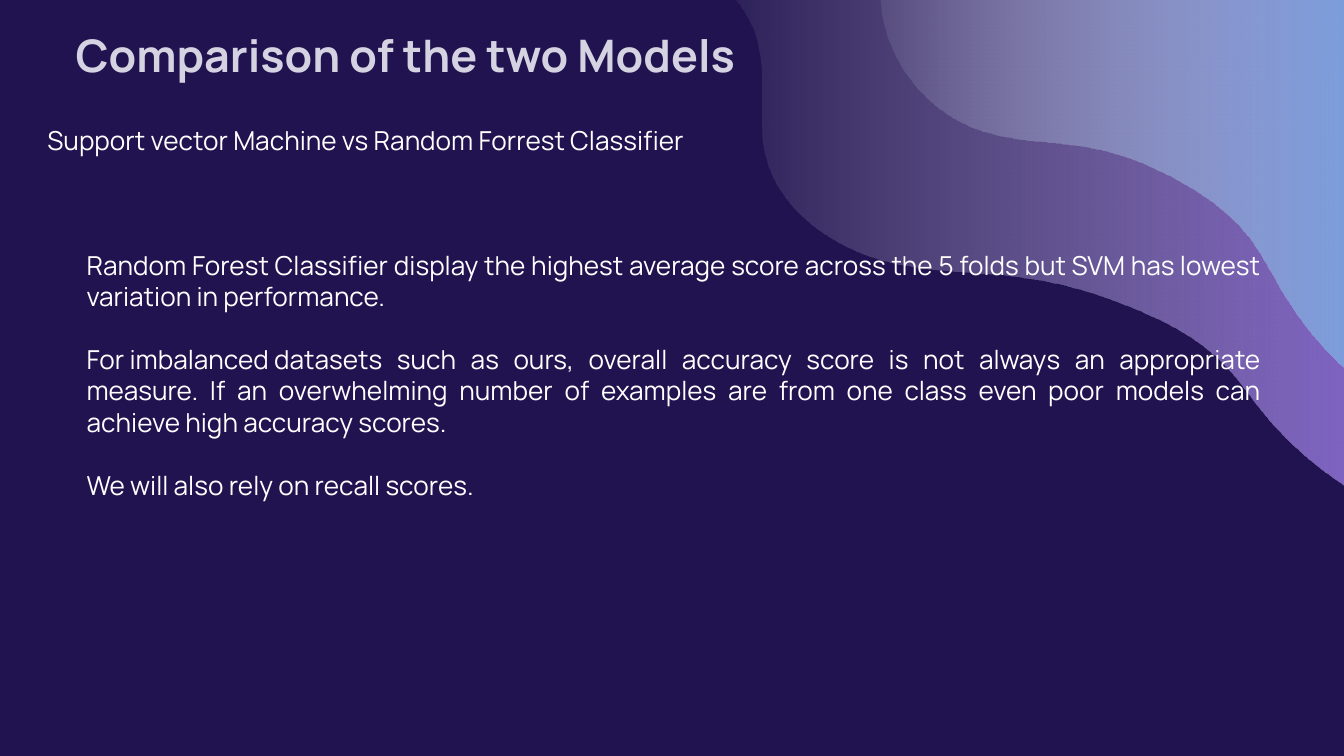
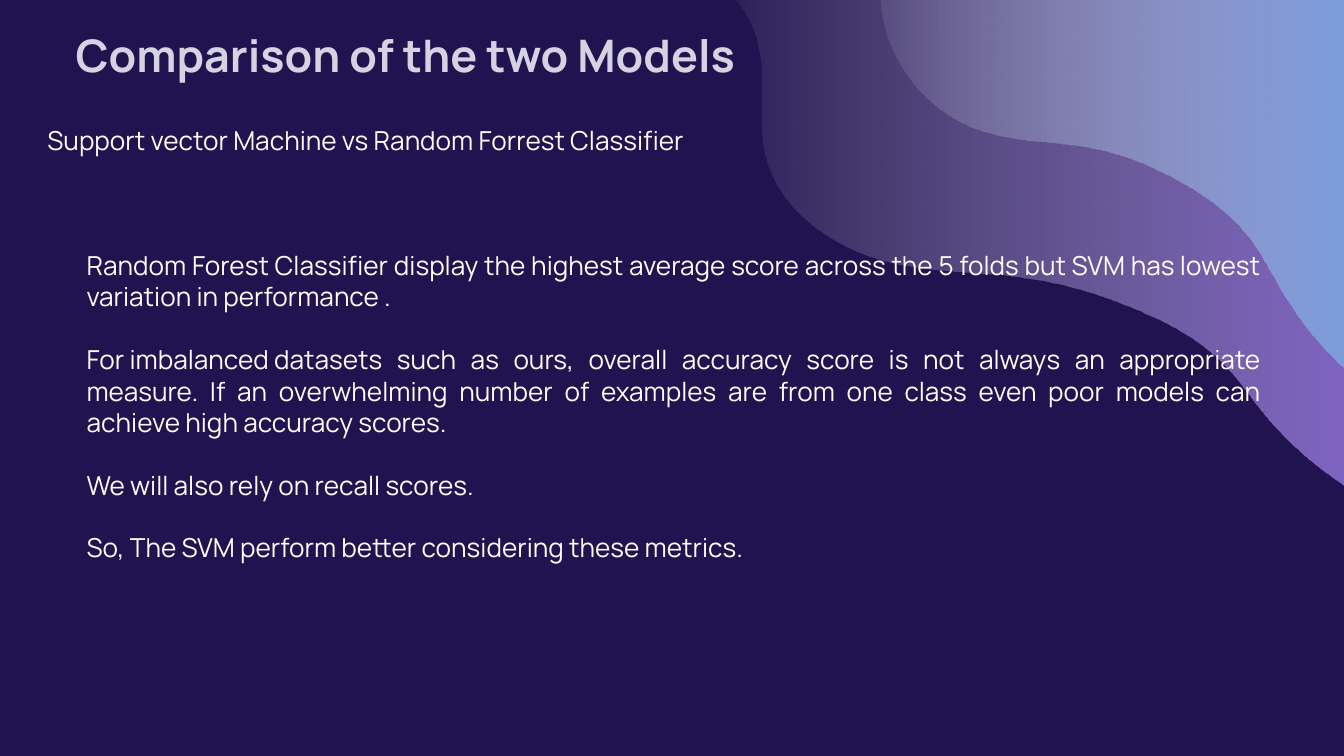
Before and after one commit to VIP509/Finance-Inclusion-1, a slide deck: slide 18 of Pierry Valcin Presentation.pptx (slide 19 before the commit). Drawn at 1344x756 pixels with LibreOffice and Linux fonts; fonts in the diff are those of the drawing. Boxes give left, top, right and bottom in pixels: in the first picture for what was removed or moved away, otherwise in the second. Text is boxed around its words. In the diff, an @@ line names an element or a change of style, - is before the commit and + after.

```diff
--- a/Pierry Valcin Presentation.pptx
+++ b/Pierry Valcin Presentation.pptx
@@ text at box(87, 251, 1260, 313): spaces changed @@
-Random Forest Classifier display the highest average score across the 5 folds but SVM has lowest variation in performance.
+Random Forest Classifier display the highest average score across the 5 folds but SVM has lowest variation in performance .
@@ text at box(87, 537, 743, 564): paragraph added @@
+So, The SVM perform better considering these metrics.
```
Also in this commit, not shown: 3 other slides changed, 1 slide added, 3 slides removed.
